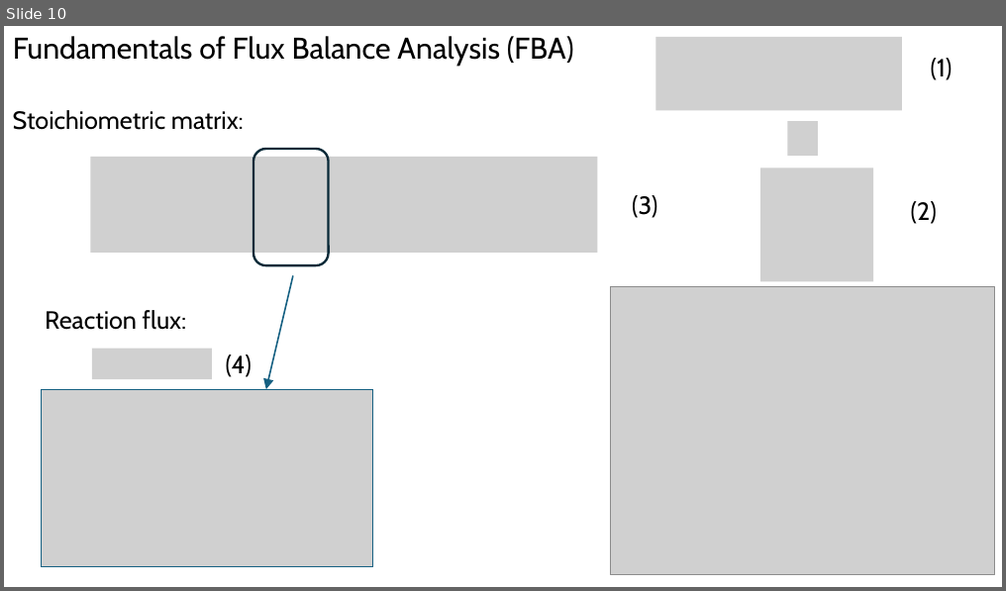
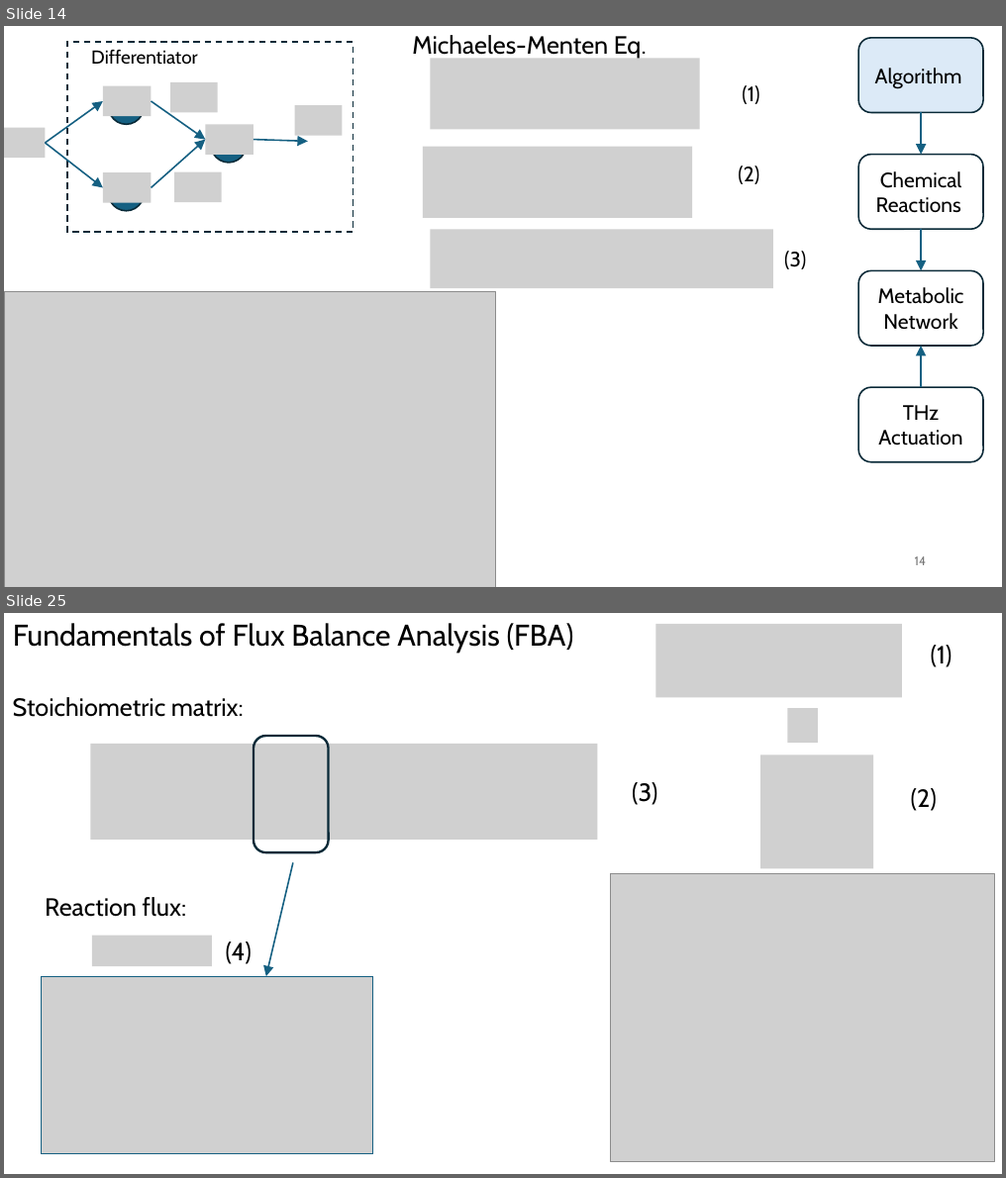
Before and after one commit to tkn-tub/bioelectrodynamics, a slide deck: slides/slides.pptx. Shown one above the other, each under a label of ours: slide 10 before the commit, slides 14 and 25 after it; the slides between them are not shown. The pictures are 1006x591 and 1006x1178 pixels, drawn with LibreOffice and Linux fonts; fonts in the diff are those of the drawing; grey boxes stand for pictures. Boxes give left, top, right and bottom in pixels: in the first picture for what was removed or moved away, otherwise in the second. Text is boxed around its words. In the diff, an @@ line names an element or a change of style, - is before the commit and + after.

```diff
--- a/slides/slides.pptx
+++ b/slides/slides.pptx
@@ slide 14 added at bbox=[4, 26, 1002, 587], background #FFFFFF @@
@@ text added at bbox=[412, 35, 647, 60], 24 pt, text #000000 @@
+Michaeles-Menten Eq.
@@ rounded rectangle added at bbox=[859, 38, 984, 113], fill #DCEAF7, outline #092A39 1.5 pt, 20 pt, text #000000 @@
+Algorithm
@@ picture added at bbox=[430, 59, 699, 129] @@
@@ text added at bbox=[742, 85, 759, 104], 20 pt, text #000000 @@
+(1)
@@ arrow added from (921, 113) to (921, 155), #156082 1.5 pt @@
@@ group added at bbox=[4, 42, 352, 232]: 7 pictures, 5 arrows, 3 ellipses, 1 rectangle, 1 text @@
+Differentiator
@@ picture added at bbox=[423, 147, 692, 218] @@
@@ text added at bbox=[738, 166, 759, 184], 20 pt, text #000000 @@
+(2)
@@ rounded rectangle added at bbox=[859, 155, 984, 230], fill #FFFFFF, outline #092A39 1.5 pt, 20 pt, text #000000 @@
+Chemical Reactions
@@ picture added at bbox=[430, 230, 773, 288] @@
@@ arrow added from (921, 230) to (921, 271), #156082 1.5 pt @@
@@ text added at bbox=[784, 251, 806, 270], 20 pt, text #000000 @@
+(3)
@@ picture added at bbox=[4, 291, 496, 587] @@
@@ rounded rectangle added at bbox=[859, 271, 984, 346], fill #FFFFFF, outline #092A39 1.5 pt, 20 pt, text #000000 @@
+Metabolic Network
@@ arrow added from (921, 387) to (921, 346), #156082 1.5 pt @@
@@ rounded rectangle added at bbox=[859, 387, 984, 463], outline #092A39 1.5 pt, 20 pt, text #000000 @@
+THz Actuation
@@ page number added at bbox=[915, 557, 926, 566], 12 pt, text #797979 @@
+14
@@ what was slide 10 is now slide 25 @@
```
Also in this commit, not shown: 1 slide changed, 14 other slides added.
